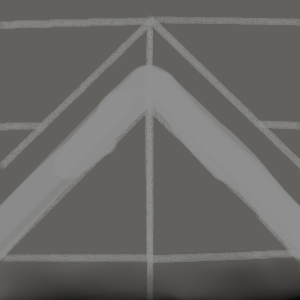
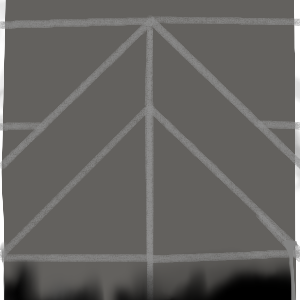
Comparing the layer stacks of the two 300 × 300 images. Changes:
painted on "Layer 6" over [0, 0, 300, 300]
hid "Layer 5", opacity 100% → 78%, blend normal → other over [0, 0, 300, 300]
added layer "Layer 8" above "Layer 4" over [0, 64, 192, 192]
painted on "Layer 3" over [0, 0, 300, 300]
showed "Layer 2", painted on it over [0, 0, 300, 300]
